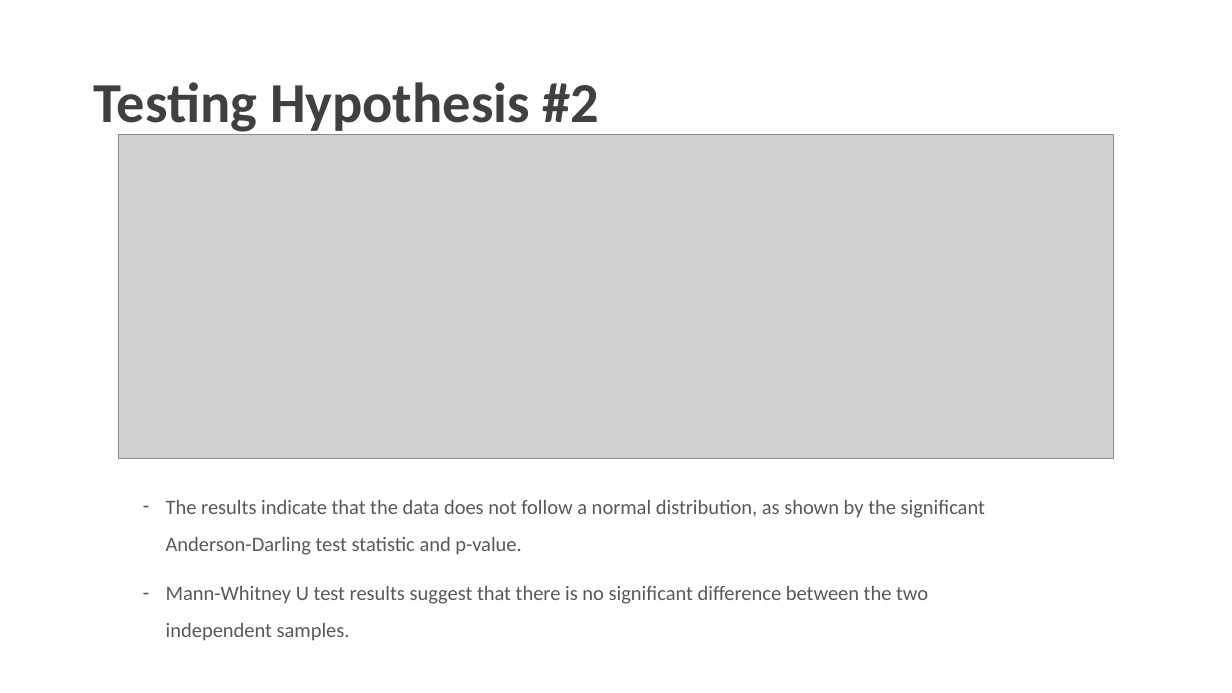
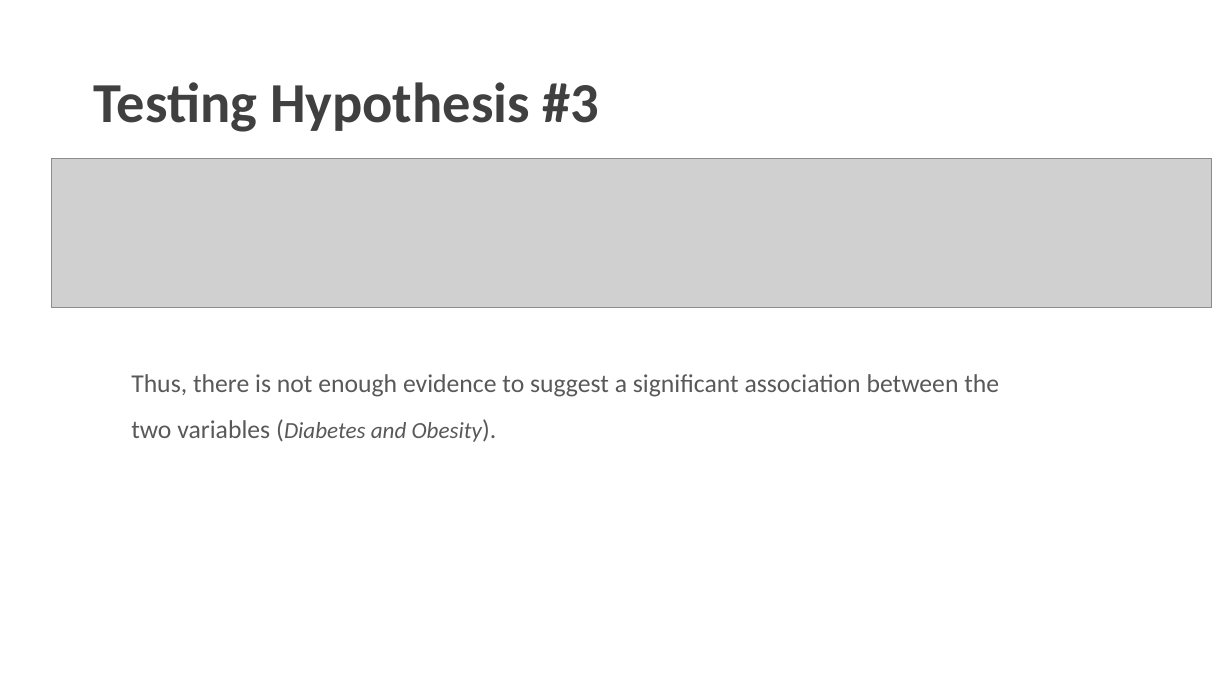
Before and after one commit to charlesyifanli/python_and_data, a slide deck: slide 25 of mini_project/SCSE 24 Mini-project presentation (Group No. ##).pptx (slide 23 before the commit). Drawn at 1232x693 pixels with LibreOffice and Linux fonts; fonts in the diff are those of the drawing; grey boxes stand for pictures; background and template pictures are left out. Boxes give left, top, right and bottom in pixels: in the first picture for what was removed or moved away, otherwise in the second. Text is boxed around its words. In the diff, an @@ line names an element or a change of style, - is before the commit and + after.

```diff
--- a/mini_project/SCSE 24 Mini-project presentation (Group No. ##).pptx
+++ b/mini_project/SCSE 24 Mini-project presentation (Group No. ##).pptx
@@ title at <box>94,82,600,132</box>: text changed @@
-Testing Hypothesis #2
+Testing Hypothesis #3
@@ picture removed at <box>118,134,1113,458</box> @@
@@ picture added at <box>52,159,1213,308</box> @@
@@ text at <box>131,374,999,442</box>: text changed; size 16 to 20 pt @@
-– The results indicate that the data does not follow a normal distribution, as shown by the significant Anderson-Darling test statistic and p-value.
-– Mann-Whitney U test results suggest that there is no significant difference between the two independent samples.
+Thus, there is not enough evidence to suggest a significant association between the two variables (Diabetes and Obesity).
```
Also in this commit, not shown: 2 other slides changed, 7 slides added, 1 slide removed, 1 other file.
